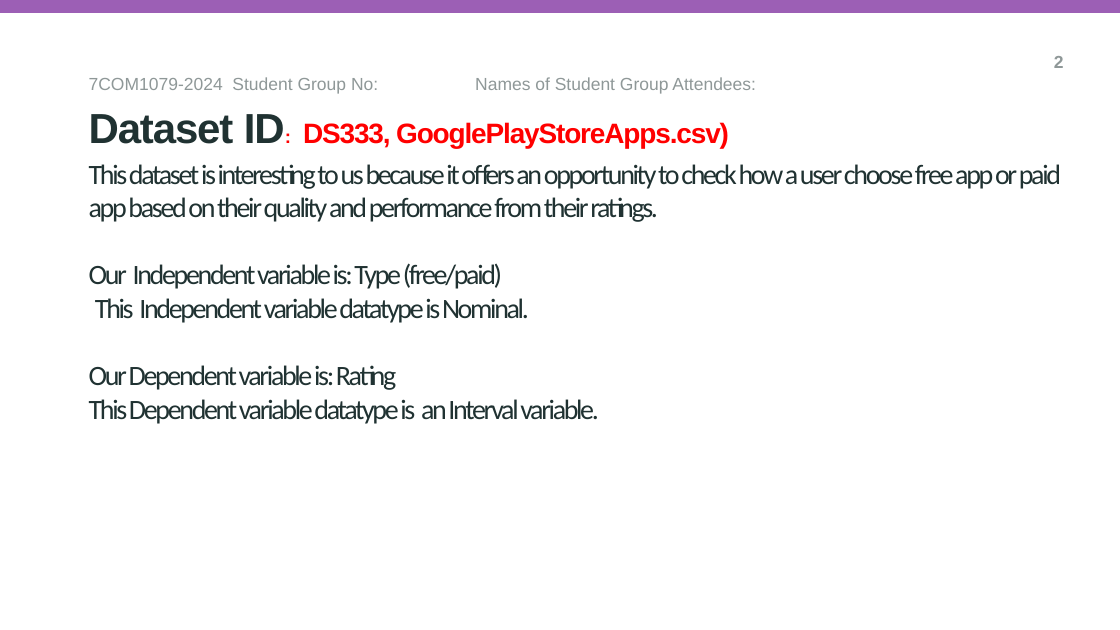
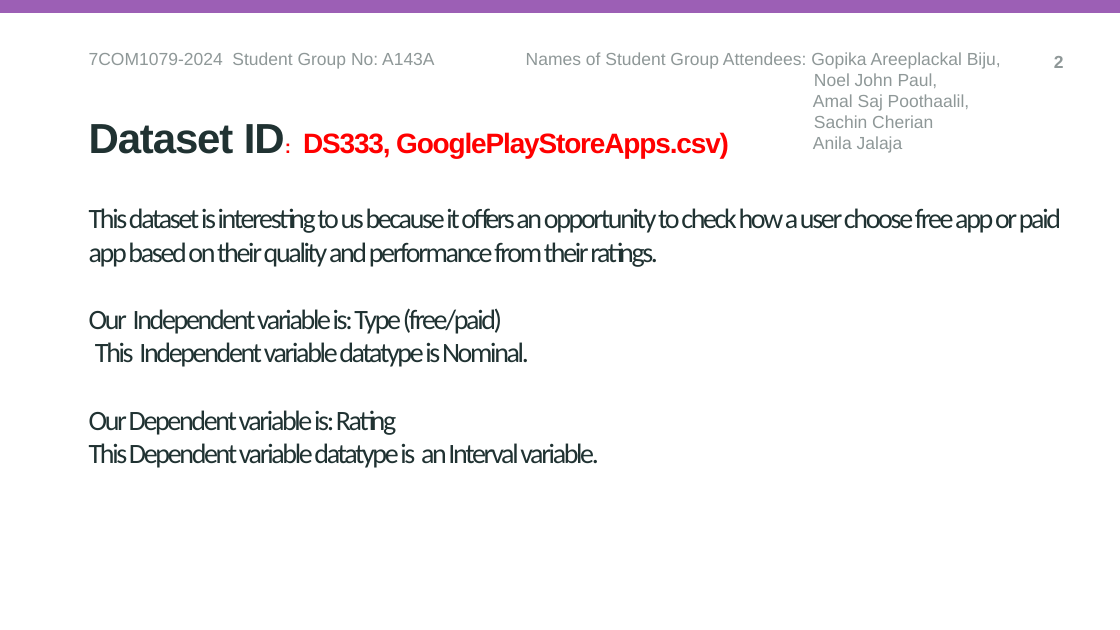
Before and after one commit to noelpaul07/A143A, a slide deck: slide 3 of reseach_question_presentation.pptx. Drawn at 1120x630 pixels with LibreOffice and Linux fonts; fonts in the diff are those of the drawing; background and template pictures are left out. Boxes give left, top, right and bottom in pixels: in the first picture for what was removed or moved away, otherwise in the second. Text is boxed around its words. In the diff, an @@ line names an element or a change of style, - is before the commit and + after.

```diff
--- a/reseach_question_presentation.pptx
+++ b/reseach_question_presentation.pptx
@@ text at [89, 52, 1001, 153]: text changed @@
-7COM1079-2024 Student Group No: Names of Student Group Attendees:
+7COM1079-2024 Student Group No: A143A Names of Student Group Attendees: Gopika Areeplackal Biju,
+Noel John Paul,
+Amal Saj Poothaalil,
+Sachin Cherian
+Anila Jalaja
@@ subtitle "Dataset ID: DS333, GooglePlayStoreApps.csv)": place and size @@
-subtitle "Dataset ID: DS333, GooglePlayStoreApps.csv)" at [89, 114, 729, 148]
+subtitle "Dataset ID: DS333, GooglePlayStoreApps.csv)" at [89, 124, 729, 158]
@@ title "This dataset is interesting to ...": place and size @@
-title "This dataset is interesting to ..." at [89, 164, 1061, 420]
+title "This dataset is interesting to ..." at [89, 208, 1061, 464]
```
Also in this commit, not shown: 2 other slides changed.
